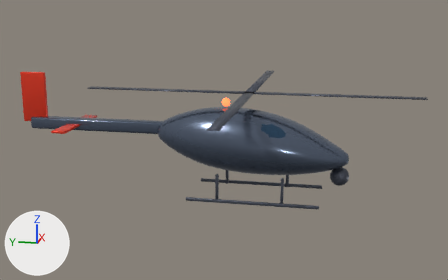
The glTF model dist/assets/models/tv_helicopter_h135.glb, before and after one commit.
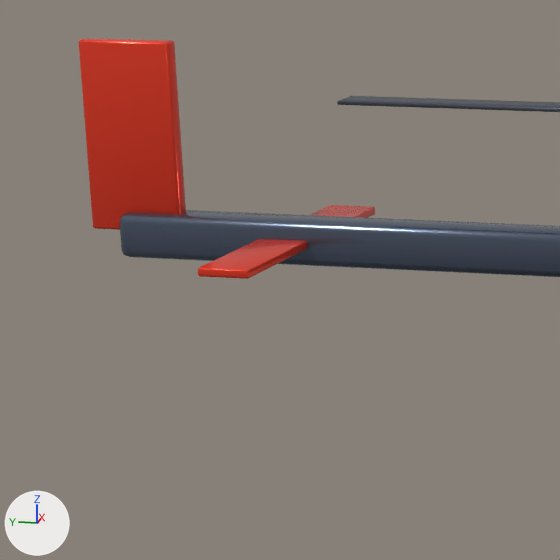
The first picture shows the older version from a 50 mm camera at (-15.36, -2.57, 4.06) aimed at (0.03, 0.51, 0.21). The close-ups show the older and then the newer version on the part from 0% to 32% of the width and 22% to 74% of the height of that picture. Only the edits that show in the close-ups are written down. The axes (+X, +Y, +Z) are drawn at lower left. The lights are the same throughout. Where no turn or scale is listed for an object, it has been applied to the vertices.

In view in the first close-up: 'Heli_HStab', 'Heli_Tailboom', 'Heli_VFin', 'Rotor_Blade_3'.
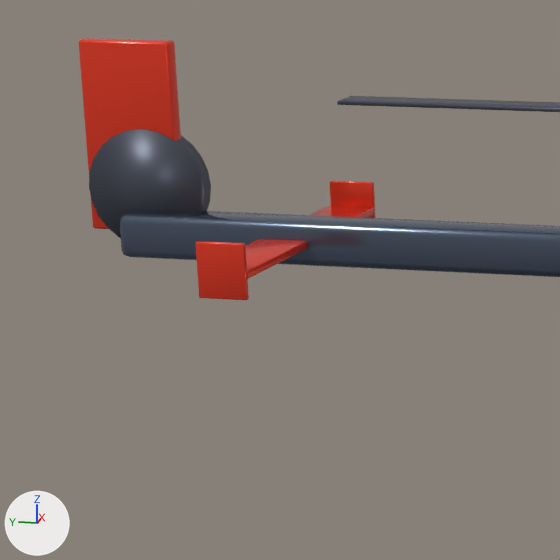
Edits to the bpy script that builds the scene:
```text
Add me_heli_hstab_endr:
    me_heli_hstab_endr.from_pydata(...)  # 56 vertices, 108 faces; spans x -0.02..0.02, y -0.17..0.17, z -0.19..0.19
    me_heli_hstab_endr.materials.append(mat_heli_accent)  # red #f13f27
Add me_heli_fenestron_hub:
    me_heli_fenestron_hub.from_pydata(...)  # a 24-sided cylinder along x spanning x -0.09..0.09, y -0.42..0.42, z -0.42..0.42
    me_heli_fenestron_hub.materials.append(mat_heli_dark)  # greyish blue #505561
Add ob_heli_hstab_endr:
    ob_heli_hstab_endr = bpy.data.objects.new('Heli_HStab_EndR', me_heli_hstab_endr)
    ob_heli_hstab_endr.location = (1.08, 4.6, 0.5)
Add ob_heli_hstab_endl:
    ob_heli_hstab_endl = bpy.data.objects.new('Heli_HStab_EndL', me_heli_hstab_endr.copy())
    ob_heli_hstab_endl.location = (-1.08, 4.6, 0.5)
Add ob_heli_fenestron_hub:
    ob_heli_fenestron_hub = bpy.data.objects.new('Heli_Fenestron_Hub', me_heli_fenestron_hub)
    ob_heli_fenestron_hub.location = (0.0, 5.65, 0.82)
```

Where the change shows, as pixel boxes [x1, y1, x2, y2] in the close-ups (560 x 560 px):
'Heli_Fenestron_Hub', added
    after: [89, 129, 211, 238]
'Heli_HStab_EndL', added (red)
    after: [195, 241, 249, 300]
'Heli_HStab_EndR', added (red)
    after: [330, 180, 376, 218]
